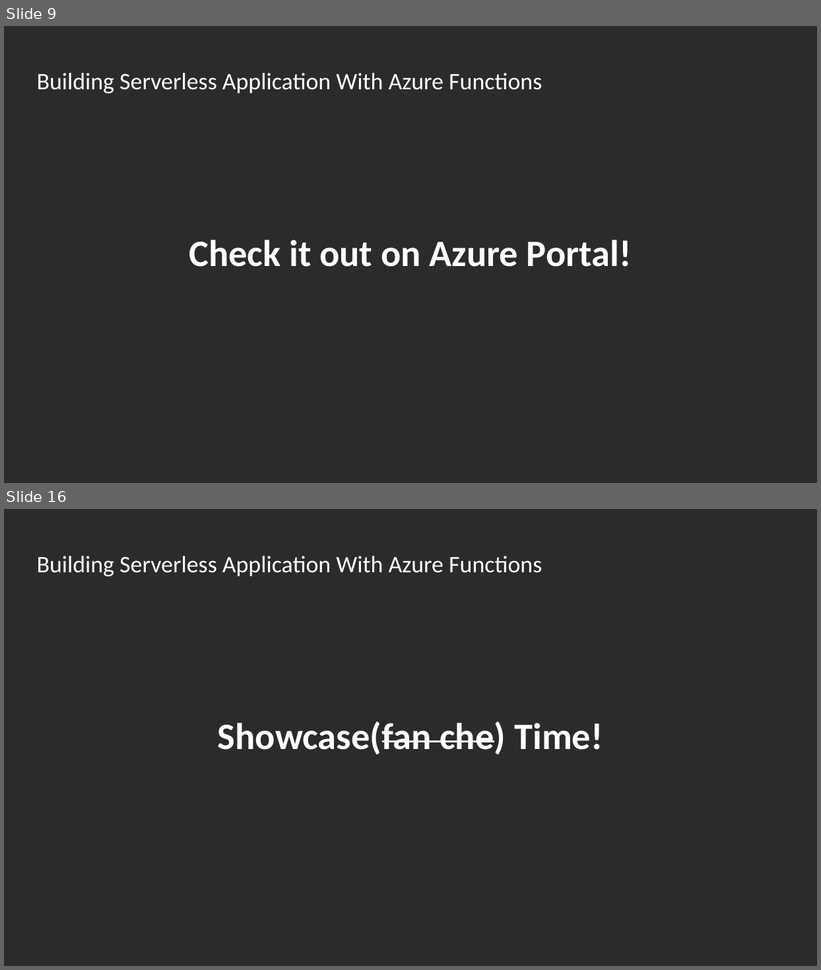
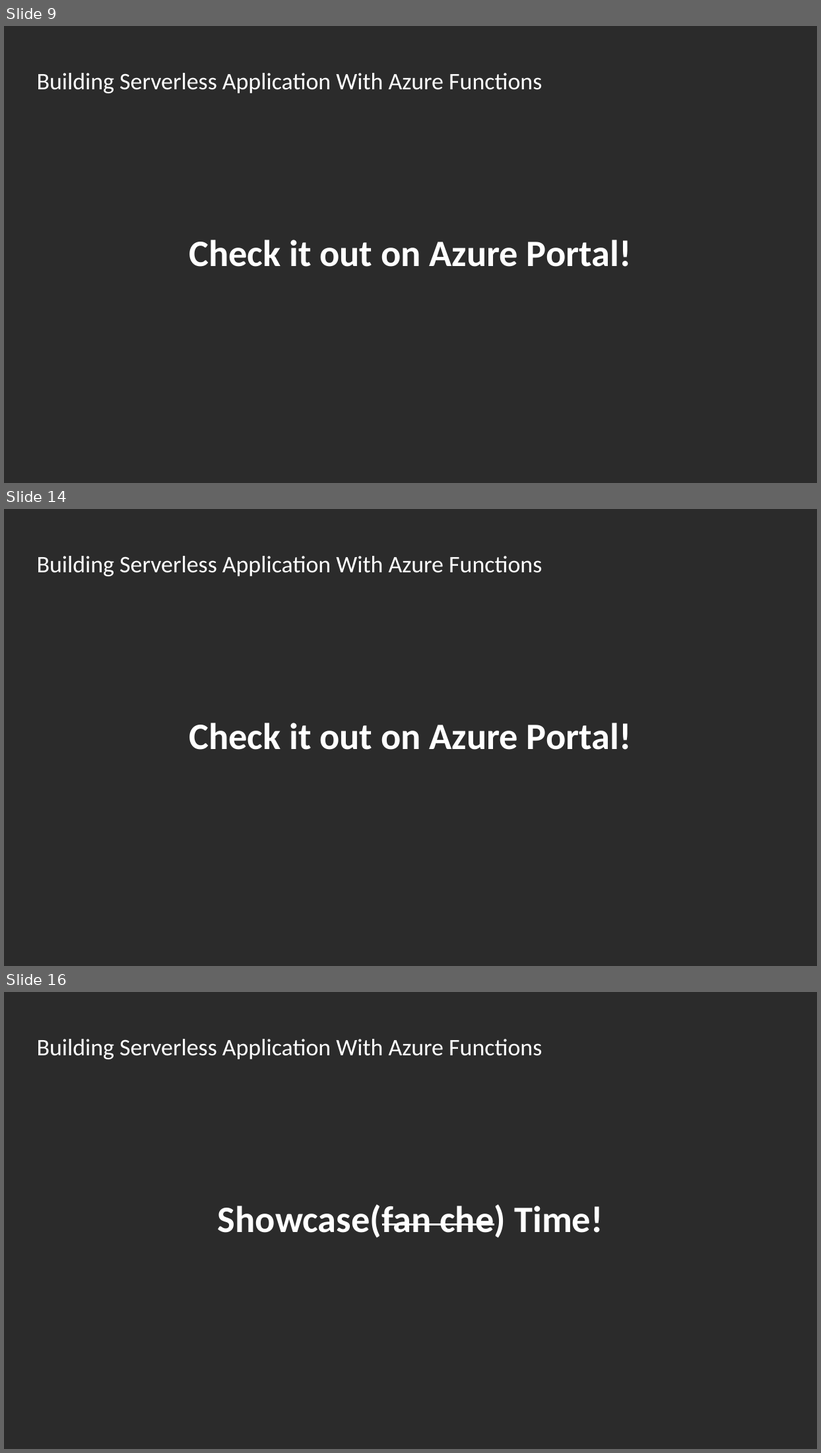
Before and after one commit to Asinta/ServerlessApp_NetconfChina2020, a slide deck: Building Serverless Application With Azure Functions - Li Yu - NetConfChina2020.pptx. Shown one above the other, each under a label of ours: slides 9 and 16 before the commit, slides 9, 14 and 16 after it; the slides between them are not shown. The pictures are 821x970 and 821x1453 pixels, drawn with LibreOffice and Linux fonts; fonts in the diff are those of the drawing; background and template pictures are left out; a plain dark background stands for a picture behind light text. Boxes give left, top, right and bottom in pixels: in the first picture for what was removed or moved away, otherwise in the second. Text is boxed around its words. In the diff, an @@ line names an element or a change of style, - is before the commit and + after.

```diff
--- a/Building Serverless Application With Azure Functions - Li Yu - NetConfChina2020.pptx
+++ b/Building Serverless Application With Azure Functions - Li Yu - NetConfChina2020.pptx
@@ slide 14 added at (4,509,817,966), background picture (left out) @@
@@ text added at (37,556,542,576), 28 pt, text #FFFFFF @@
+Building Serverless Application With Azure Functions
@@ title added at (189,723,632,750), 44 pt, text #FFFFFF, bold @@
+Check it out on Azure Portal!
```
Also in this commit, not shown: 4 slides changed, 9 other slides added, 7 slides removed.
